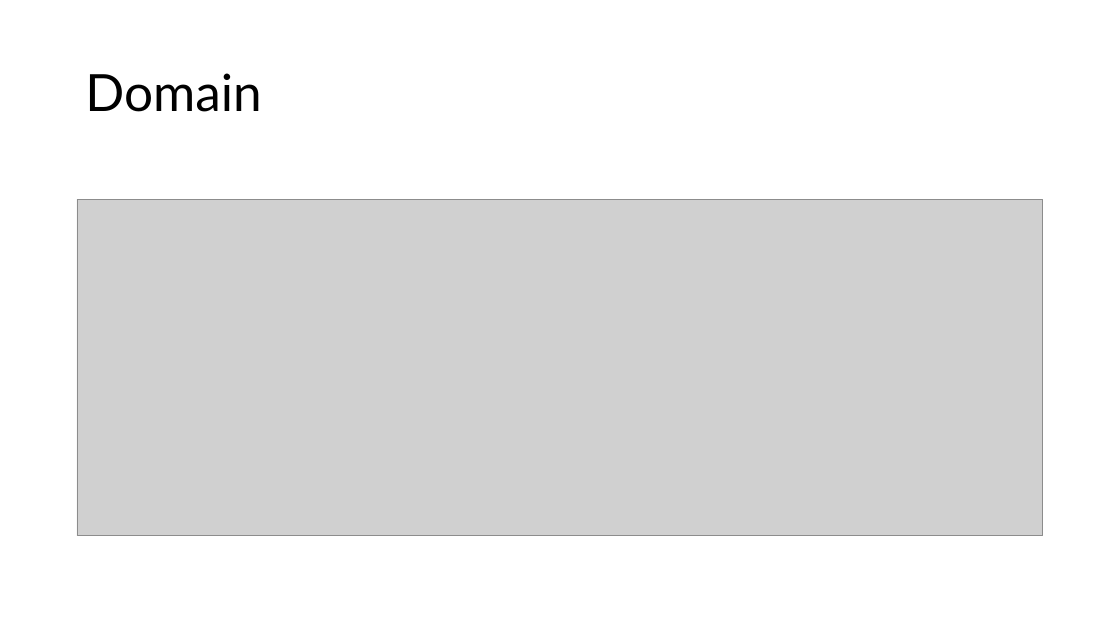
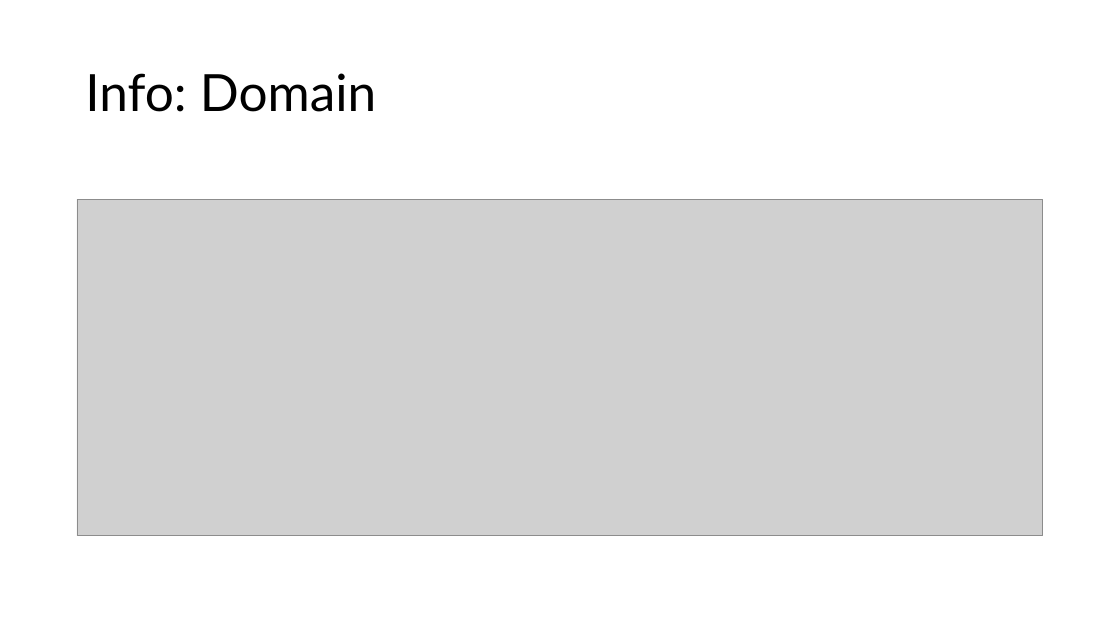
Before and after one commit to DevelopmentBvise/Schulung, a slide deck: slide 11 of RAP Presentationen/EN/RAP_DEMO_DOKU_unmanaged_en.pptx. Drawn at 1120x630 pixels with LibreOffice and Linux fonts; fonts in the diff are those of the drawing; grey boxes stand for pictures. Boxes give left, top, right and bottom in pixels: in the first picture for what was removed or moved away, otherwise in the second. Text is boxed around its words. In the diff, an @@ line names an element or a change of style, - is before the commit and + after.

```diff
--- a/RAP Presentationen/EN/RAP_DEMO_DOKU_unmanaged_en.pptx
+++ b/RAP Presentationen/EN/RAP_DEMO_DOKU_unmanaged_en.pptx
@@ title at (85, 73, 376, 112): text changed @@
-Domain
+Info: Domain
```
Also in this commit, not shown: 4 other slides changed, 7 other files.
